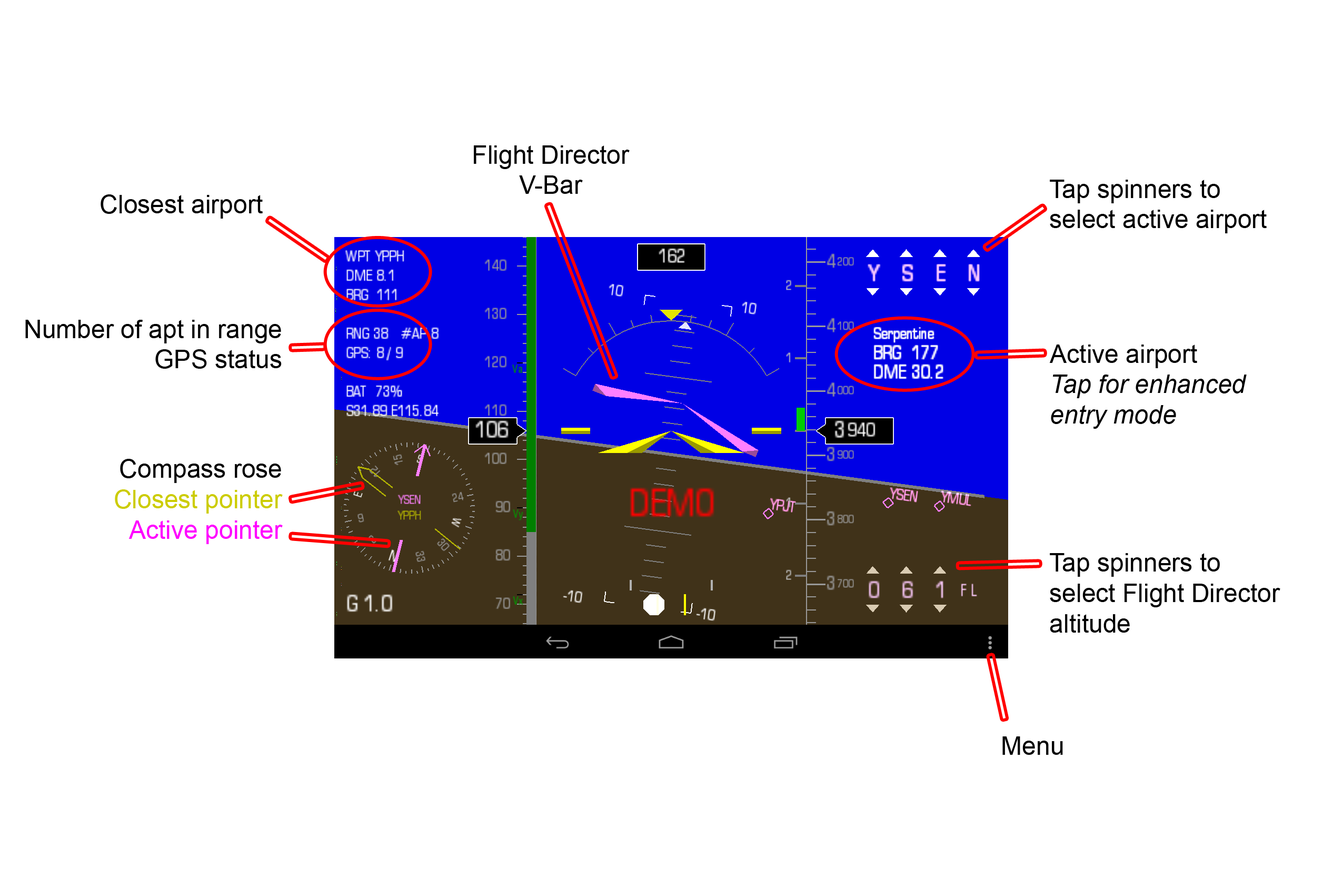
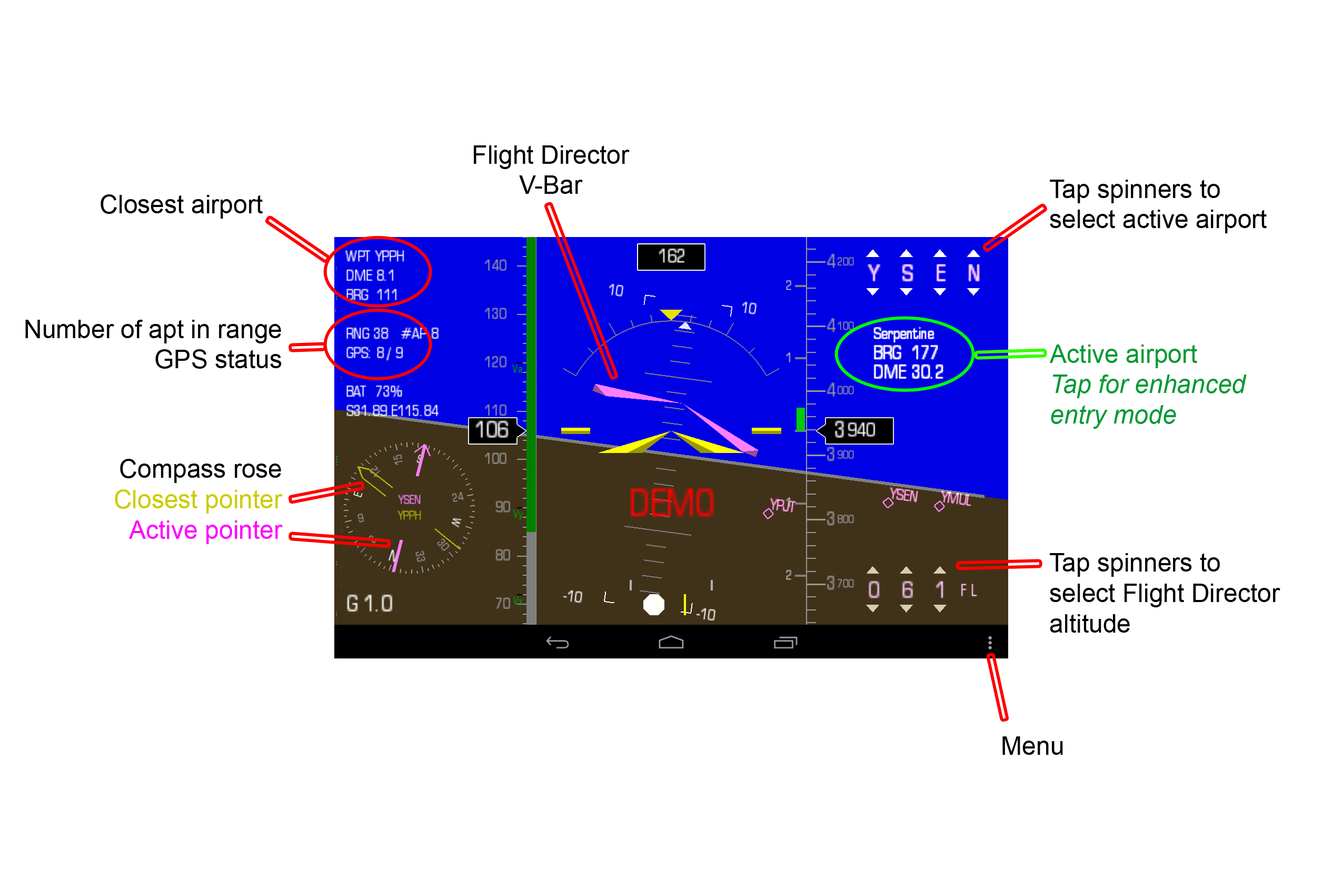
Before/after of a w=1343, h=896 layered artwork. What changed in the layer stack:
painted on "Active airport Tap for enhance" over [1049, 344, 1248, 429]
